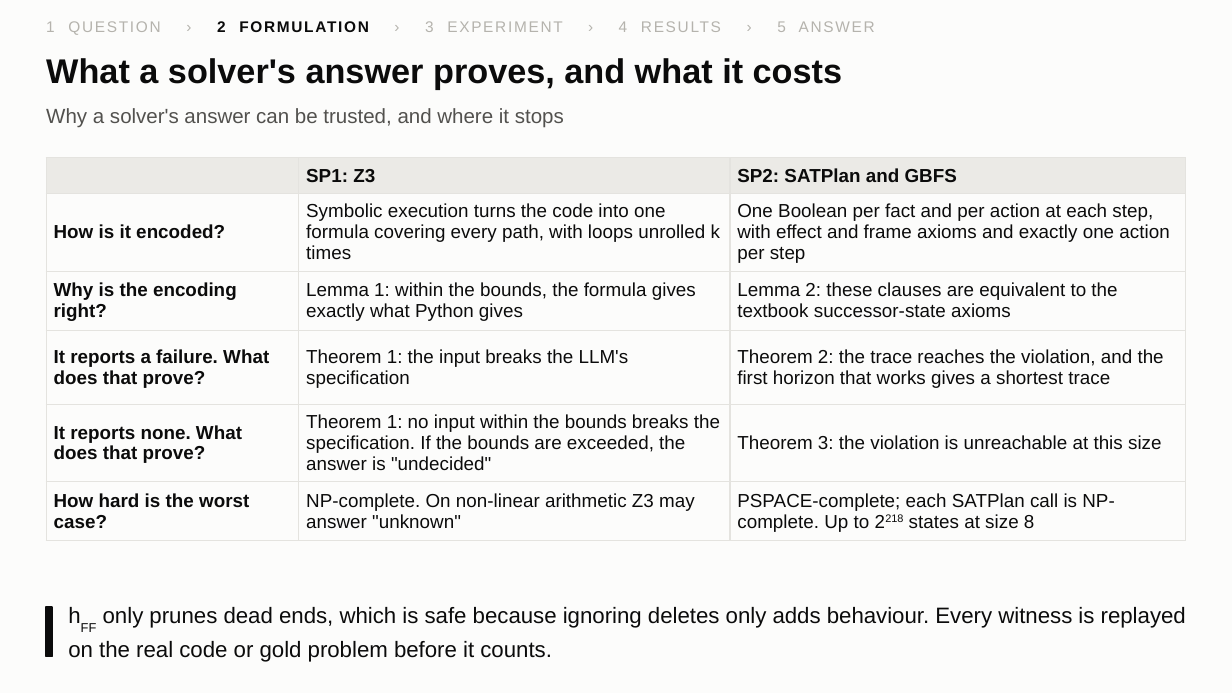
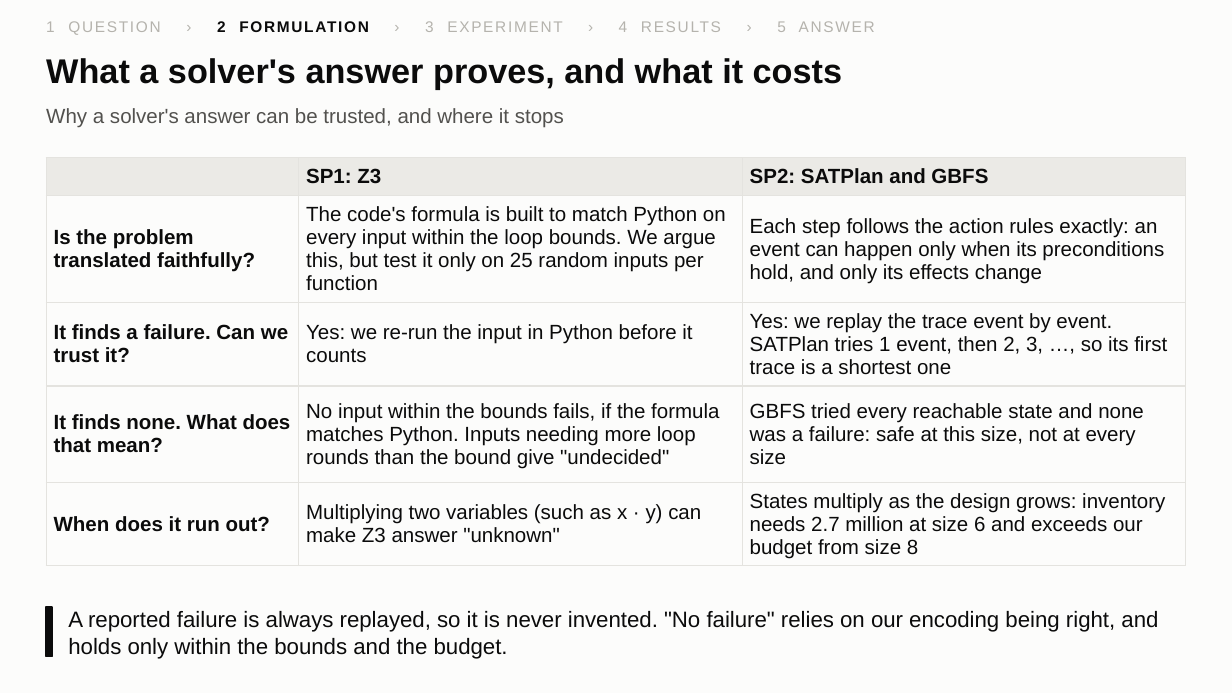
Before and after one commit to yxshrk/System-Failure-Detector, a slide deck: slide 9 of results/figures/slides/premortem_slides.pptx. Drawn at 1232x693 pixels with LibreOffice and Linux fonts; fonts in the diff are those of the drawing. Boxes give left, top, right and bottom in pixels: in the first picture for what was removed or moved away, otherwise in the second. Text is boxed around its words. In the diff, an @@ line names an element or a change of style, - is before the commit and + after.

```diff
--- a/results/figures/slides/premortem_slides.pptx
+++ b/results/figures/slides/premortem_slides.pptx
@@ table at [47, 158, 1186, 563] @@
-row 2: How is it encoded? | Symbolic execution turns the code into one formula covering every path, with loops unrolled k times | One Boolean per fact and per action at each step, with effect and frame axioms and exactly one action per step
-row 3: Why is the encoding right? | Lemma 1: within the bounds, the formula gives exactly what Python gives | Lemma 2: these clauses are equivalent to the textbook successor-state axioms
-row 4: It reports a failure. What does that prove? | Theorem 1: the input breaks the LLM's specification | Theorem 2: the trace reaches the violation, and the first horizon that works gives a shortest trace
-row 5: It reports none. What does that prove? | Theorem 1: no input within the bounds breaks the specification. If the bounds are exceeded, the answer is "undecided" | Theorem 3: the violation is unreachable at this size
-row 6: How hard is the worst case? | NP-complete. On non-linear arithmetic Z3 may answer "unknown" | PSPACE-complete; each SATPlan call is NP-complete. Up to 2218 states at size 8
+row 2: Is the problem translated faithfully? | The code's formula is built to match Python on every input within the loop bounds. We argue this, but test it only on 25 random inputs per function | Each step follows the action rules exactly: an event can happen only when its preconditions hold, and only its effects change
+row 3: It finds a failure. Can we trust it? | Yes: we re-run the input in Python before it counts | Yes: we replay the trace event by event. SATPlan tries 1 event, then 2, 3, …, so its first trace is a shortest one
+row 4: It finds none. What does that mean? | No input within the bounds fails, if the formula matches Python. Inputs needing more loop rounds than the bound give "undecided" | GBFS tried every reachable state and none was a failure: safe at this size, not at every size
+row 5: When does it run out? | Multiplying two variables (such as x · y) can make Z3 answer "unknown" | States multiply as the design grows: inventory needs 2.7 million at size 6 and exceeds our budget from size 8
@@ text at [68, 611, 1158, 659]: text changed @@
-hFF only prunes dead ends, which is safe because ignoring deletes only adds behaviour. Every witness is replayed on the real code or gold problem before it counts.
+A reported failure is always replayed, so it is never invented. "No failure" relies on our encoding being right, and holds only within the bounds and the budget.
```
Also in this commit, not shown: 1 other slide changed, 4 other files.
